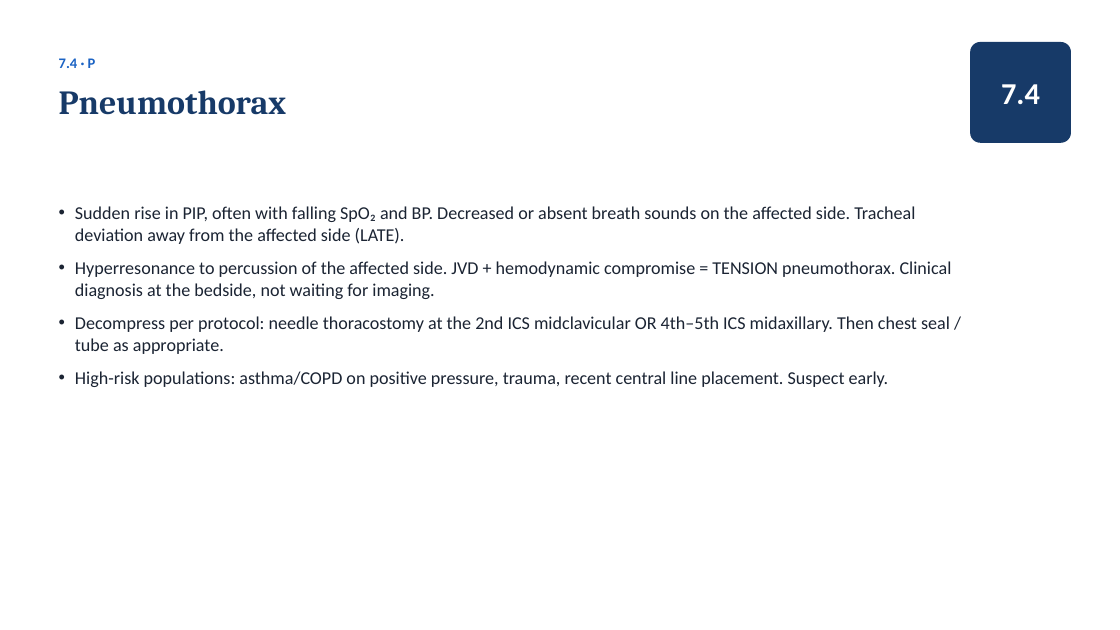
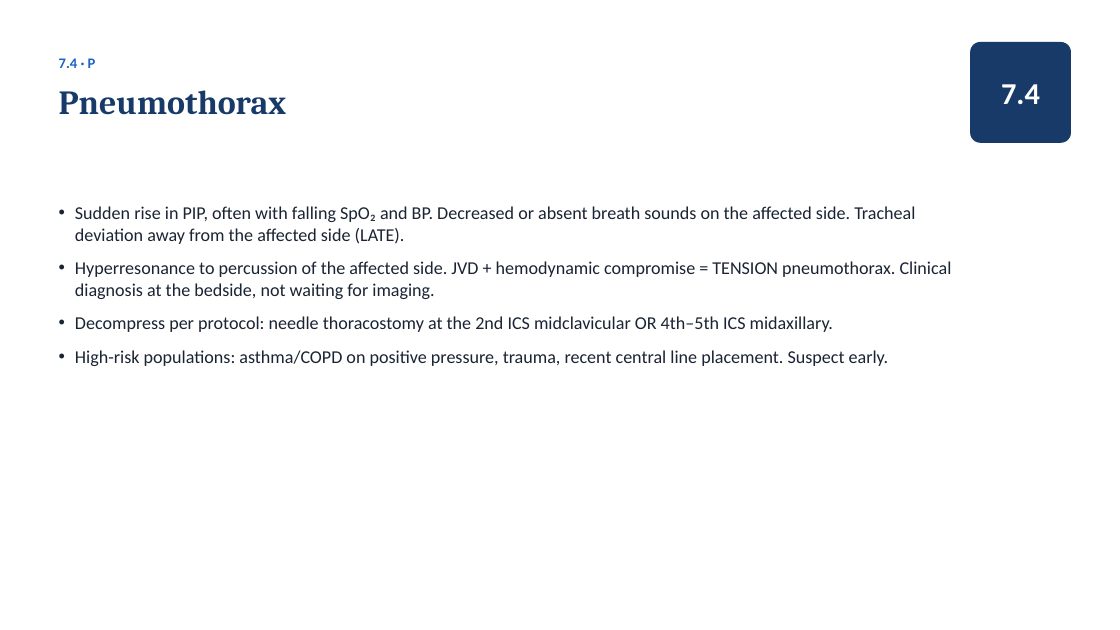
Before and after one commit to amr-kc-protocols/amr-kc-protocols, a slide deck: slide 70 of vta/slides/Ventilator_Academy_Full_Course.pptx. Drawn at 1120x630 pixels with LibreOffice and Linux fonts; fonts in the diff are those of the drawing. Boxes give left, top, right and bottom in pixels: in the first picture for what was removed or moved away, otherwise in the second. Text is boxed around its words. In the diff, an @@ line names an element or a change of style, - is before the commit and + after.

```diff
--- a/vta/slides/Ventilator_Academy_Full_Course.pptx
+++ b/vta/slides/Ventilator_Academy_Full_Course.pptx
@@ text at (75, 316, 833, 332): text changed @@
-• Decompress per protocol: needle thoracostomy at the 2nd ICS midclavicular OR 4th–5th ICS midaxillary. Then chest seal / tube as appropriate.
+• Decompress per protocol: needle thoracostomy at the 2nd ICS midclavicular OR 4th–5th ICS midaxillary.
```
Also in this commit, not shown: 2 other slides changed, 11 other files.
